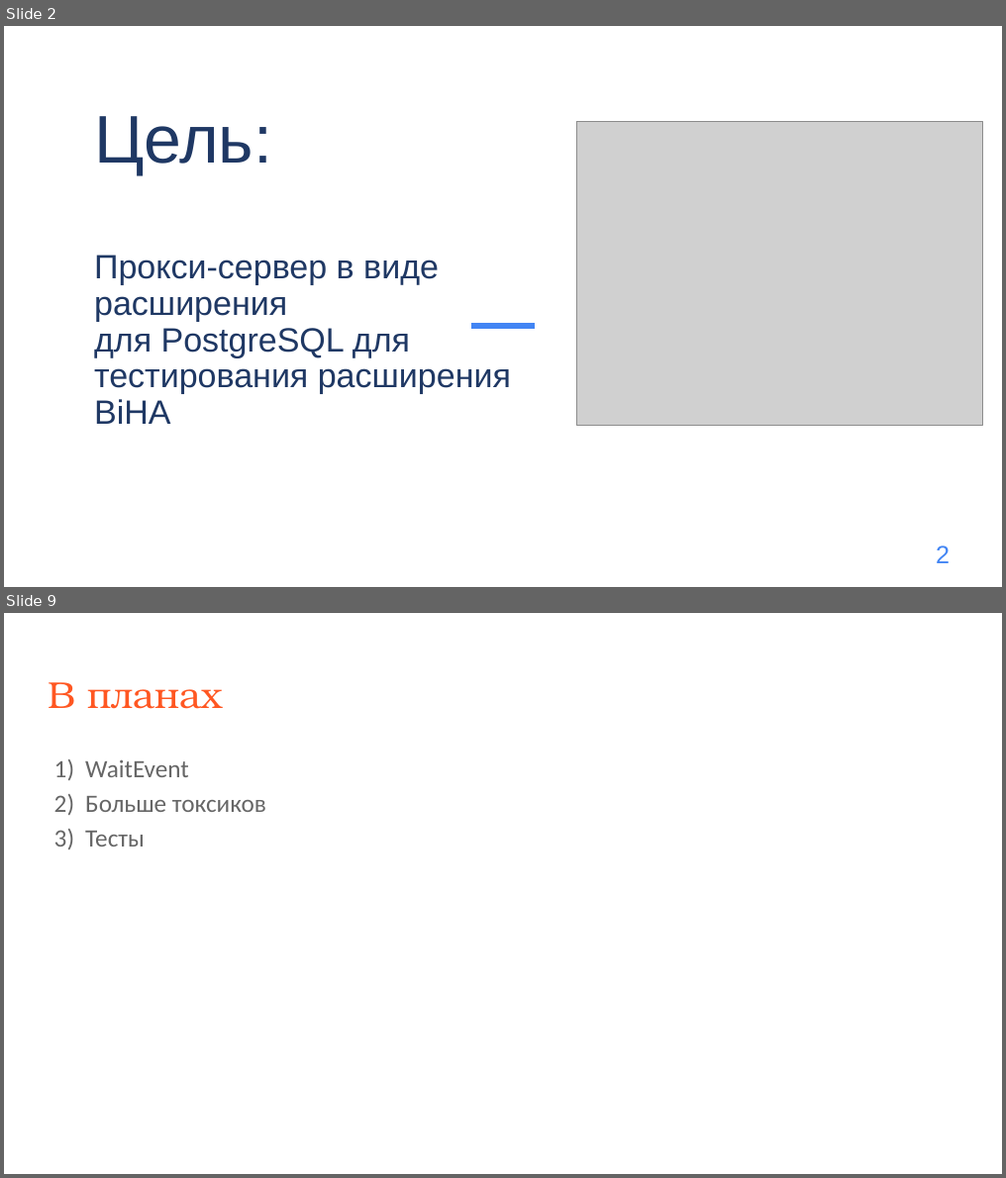
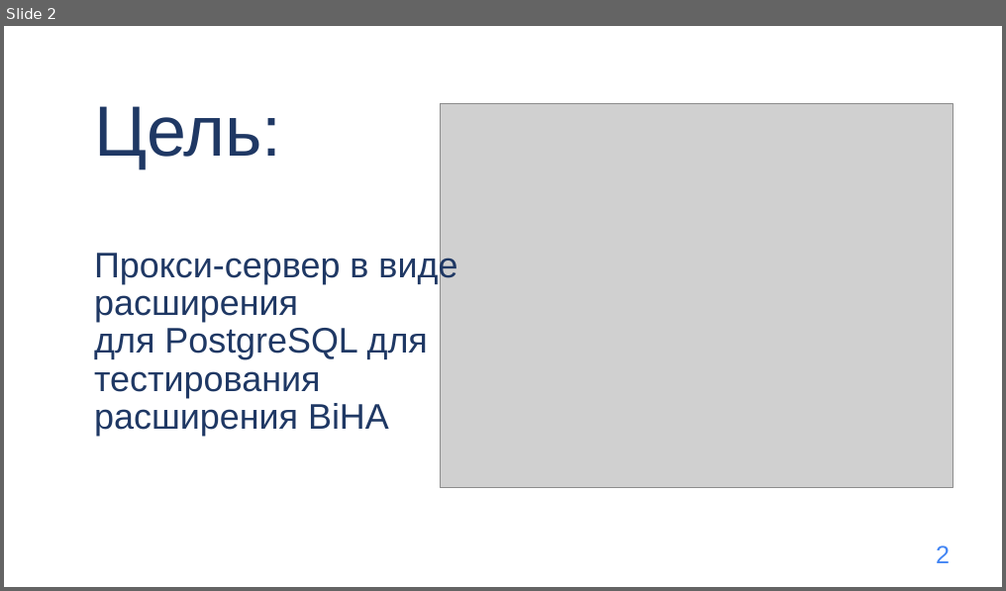
Before and after one commit to DLaaren/PGLab-postgresql-proxy-extension, a slide deck: proxy.pptx. Shown one above the other, each under a label of ours: slides 2 and 9 before the commit, slide 2 after it; the slides between them are not shown. The pictures are 1006x1178 and 1006x591 pixels, drawn with LibreOffice and Linux fonts; fonts in the diff are those of the drawing; grey boxes stand for pictures. Boxes give left, top, right and bottom in pixels: in the first picture for what was removed or moved away, otherwise in the second. Text is boxed around its words. In the diff, an @@ line names an element or a change of style, - is before the commit and + after.

```diff
--- a/proxy.pptx
+++ b/proxy.pptx
@@ slide 9 removed at box(4, 613, 1002, 1174), background #FFFFFF @@
@@ title removed at box(48, 682, 222, 709) @@
-В планах
@@ text removed at box(85, 760, 266, 847) @@
-1) WaitEvent
-2) Больше токсиков
-3) Тесты
@@ slide 2 changed as well @@
@@ title "Цель: Прокси-сервер в виде расширения ..." at box(94, 106, 457, 436): size 64.8 to 68.4 pt in "Цель:"; size 32.4 to 34.2 pt; line spacing 0.9 to 0.89 @@
@@ picture: place and size @@
-picture at box(576, 122, 983, 425)
+picture at box(441, 103, 953, 488)
@@ freeform shape added at box(436, 289, 491, 319), outline #FFFFFF 17.01 pt @@
@@ line removed from (471, 326) to (536, 326) @@
```
Also in this commit, not shown: 1 other slide changed, 15 slides added, 7 other slides removed.
